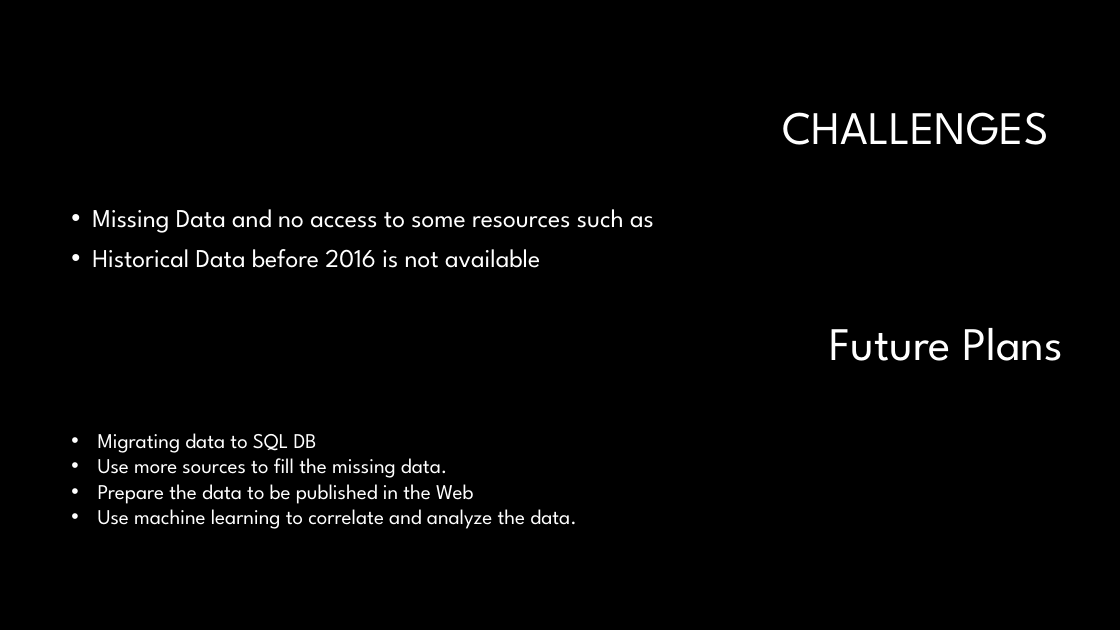
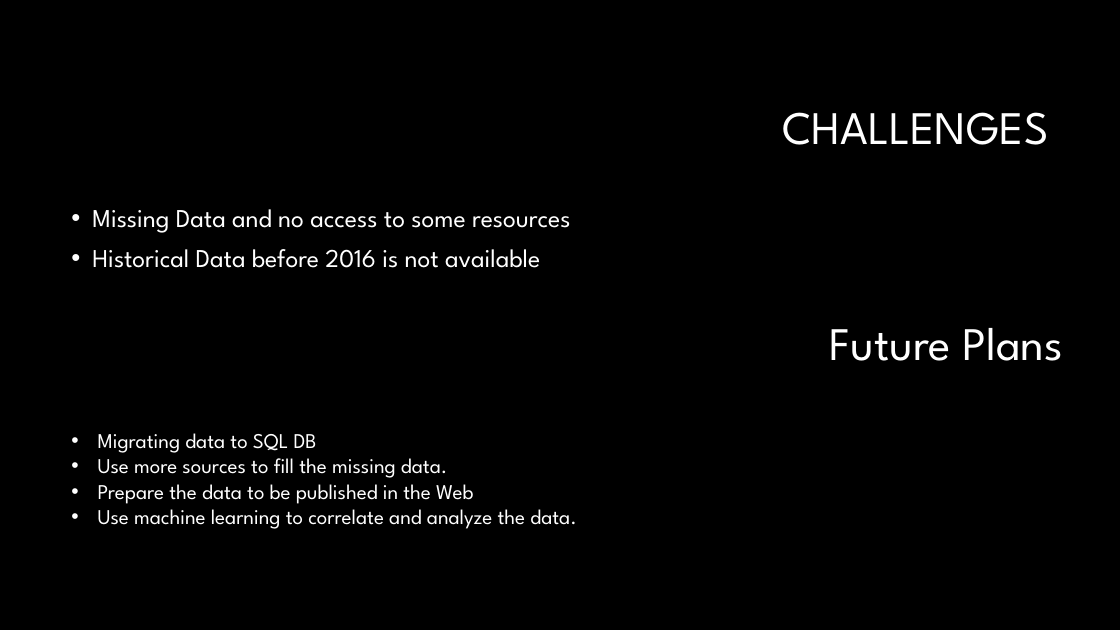
Before and after one commit to ahmadfarouk/Project-Netflix, a slide deck: slide 10 of netflix/The era of Netflix.pptx. Drawn at 1120x630 pixels with LibreOffice and Linux fonts; fonts in the diff are those of the drawing; background and template pictures are left out. Boxes give left, top, right and bottom in pixels: in the first picture for what was removed or moved away, otherwise in the second. Text is boxed around its words. In the diff, an @@ line names an element or a change of style, - is before the commit and + after.

```diff
--- a/netflix/The era of Netflix.pptx
+++ b/netflix/The era of Netflix.pptx
@@ text at (92, 209, 570, 233): text changed @@
-• Missing Data and no access to some resources such as
+• Missing Data and no access to some resources
```
Also in this commit, not shown: 1 slide added.
